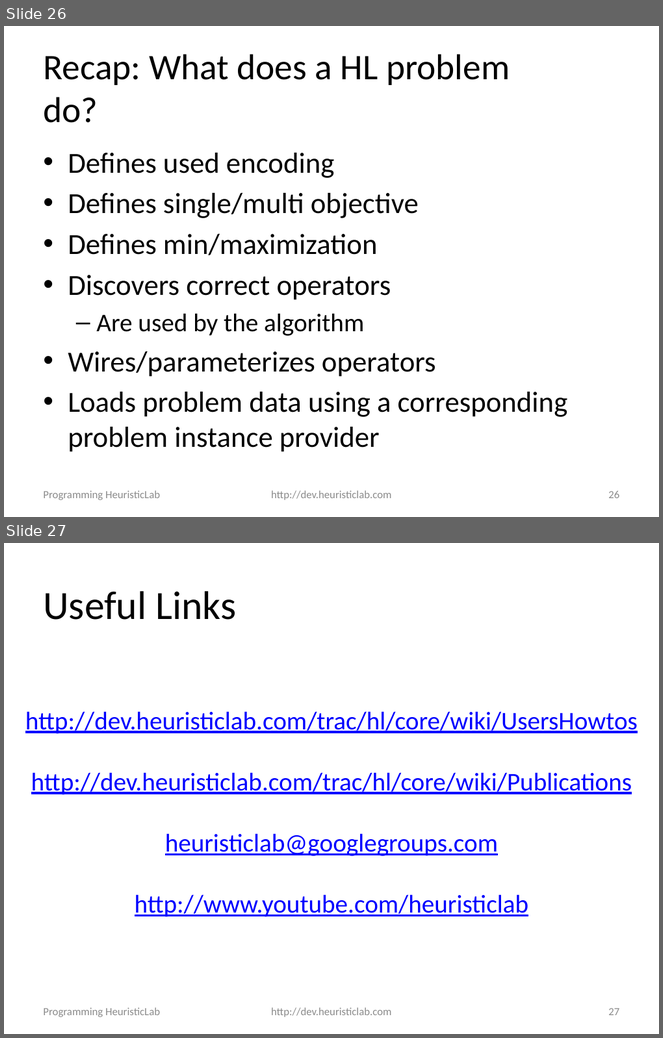
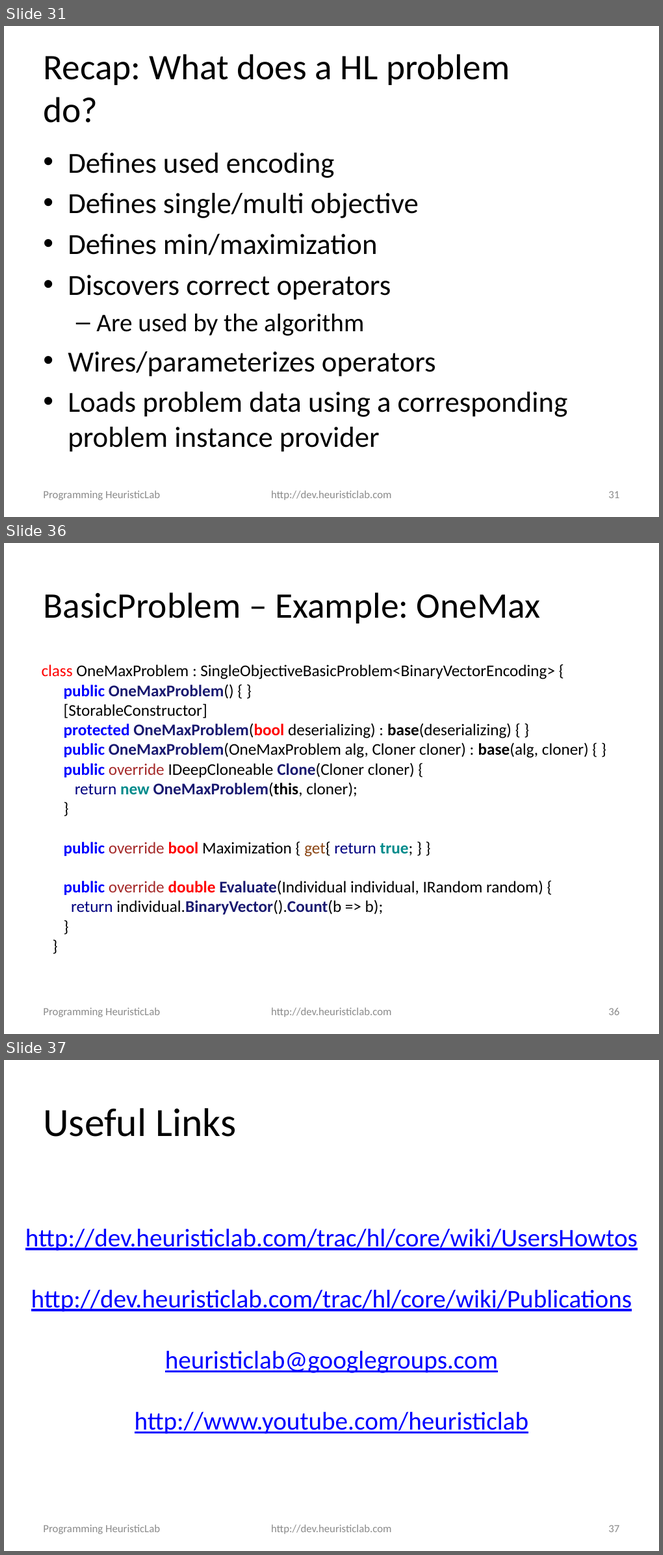
Before and after one commit to heal-research/HeuristicLab, a slide deck: documentation/Tutorials/Programming HeuristicLab - Algorithms and Problems.pptx. Shown one above the other, each under a label of ours: slides 26 and 27 before the commit, slides 31, 36 and 37 after it; the slides between them are not shown. The pictures are 663x1038 and 663x1555 pixels, drawn with LibreOffice and Linux fonts; fonts in the diff are those of the drawing; background and template pictures are left out. Boxes give left, top, right and bottom in pixels: in the first picture for what was removed or moved away, otherwise in the second. Text is boxed around its words. In the diff, an @@ line names an element or a change of style, - is before the commit and + after.

Commit message:
#2317 added slides for basic alg/problem to Programming HL tutorial

```diff
--- a/documentation/Tutorials/Programming HeuristicLab - Algorithms and Problems.pptx
+++ b/documentation/Tutorials/Programming HeuristicLab - Algorithms and Problems.pptx
@@ slide 36 added at box(4, 543, 659, 1034), background #FFFFFF @@
@@ title added at box(43, 592, 541, 624), 39.6 pt, text #000000 @@
+BasicProblem – Example: OneMax
@@ text added at box(42, 665, 589, 915), 18 pt, text #000000 @@
+class OneMaxProblem : SingleObjectiveBasicProblem<BinaryVectorEncoding> {
+public OneMaxProblem() { }
+[StorableConstructor]
+protected OneMaxProblem(bool deserializing) : base(deserializing) { }
+public OneMaxProblem(OneMaxProblem alg, Cloner cloner) : base(alg, cloner) { }
+public override IDeepCloneable Clone(Cloner cloner) {
+return new OneMaxProblem(this, cloner);
+}
+public override bool Maximization { get{ return true; } }
+public override double Evaluate(Individual individual, IRandom random) {
+return individual.BinaryVector().Count(b => b);
+}
+}
@@ text added at box(43, 1008, 160, 1017), 12 pt, text #8C8C8C @@
+Programming HeuristicLab
@@ text added at box(271, 1008, 392, 1017), 12 pt, text #8C8C8C @@
+http://dev.heuristiclab.com
@@ page number added at box(608, 1008, 620, 1016), 12 pt, text #8C8C8C @@
+36
@@ what was slide 26 is now slide 31 @@
@@ page number at box(608, 491, 620, 499): text changed @@
-26
+31
@@ what was slide 27 is now slide 37 @@
```
Also in this commit, not shown: 4 slides changed, 9 other slides added, 1 other file.
